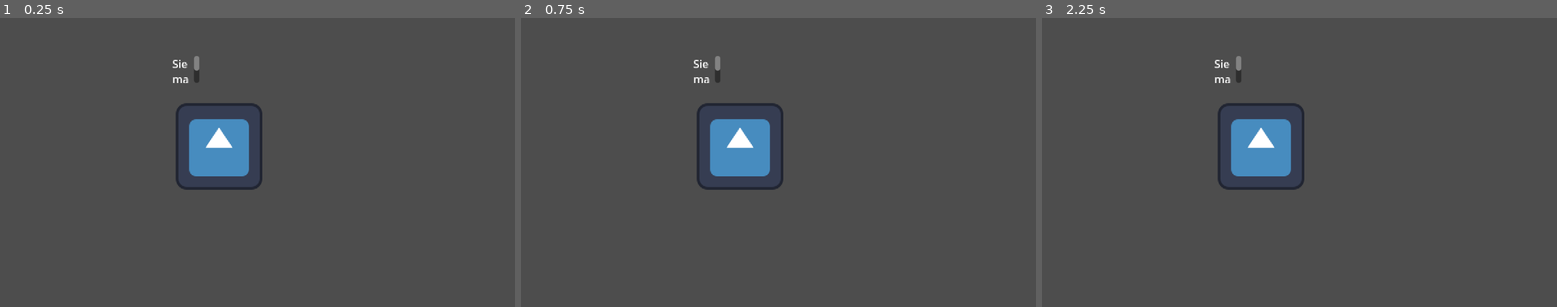
Above: before the commit, frames 1-3 (left to right).
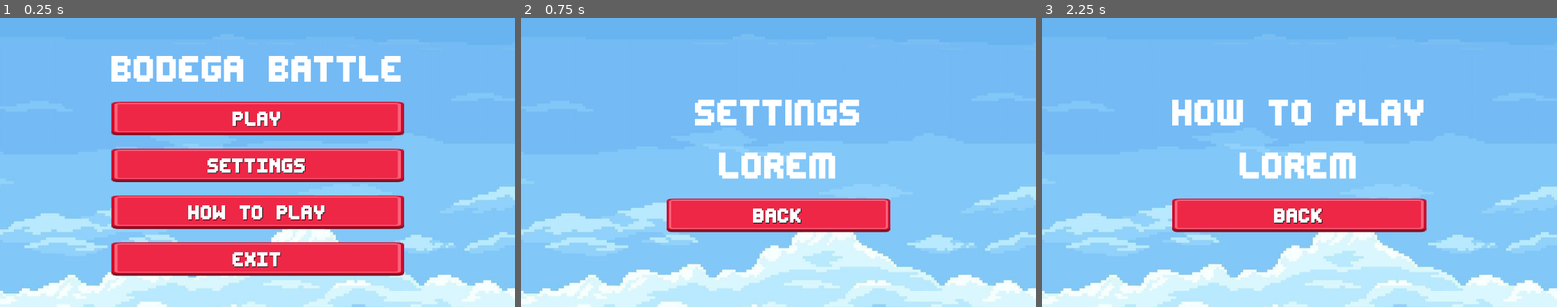
Above: after the commit, the same moments.

Repository: s27459-pj/bodega-battle
Game: Godot game, scene res://scene/scene_handler/scene_handler.tscn
Two runs of this game, one before a commit and one after it. Both use one fixed random seed, a clock stepped at 60 frames per second and the inputs below. Before the commit the project starts from res://scene/default.tscn. The engine's default icon, where the game draws it, is replaced by a stand-in: a white triangle on a blue panel in a dark square.
Inputs (mouse positions are in pixels of both pictures, inside the frame that each line leads up to):
- Up to frame 1 (0.25 s): no input
- Up to frame 2 (0.75 s): click (778, 165) at 0.5 s, where only the run after the commit has a clickable "SETTINGS"
- Up to frame 3 (2.25 s): click (1299, 214) at 1.25 s, where only the run after the commit has a clickable "back"; click (1299, 211) at 2 s, where only the run after the commit has a clickable "HOW TO PLAY"

The runs differ from the first frame. In frame 1, 100% of the frame differs, in the area x 0-100%, y 0-100%; in frame 2, 100%; in frame 3, 100%.

Commit message:
Basic main menu (#10)
Co-authored-by: KacperPach <39103506+KacperPach@users.noreply.github.com>

Diff:
--- a/project.godot
+++ b/project.godot
@@ -11,7 +11,7 @@
 [application]
 
 config/name="Bodega Battle"
-run/main_scene="uid://dgsowqic121k3"
+run/main_scene="uid://2bmnf1uhsevm"
 config/features=PackedStringArray("4.4", "GL Compatibility")
 config/icon="res://icon.svg"
 
--- /dev/null
+++ b/scene/how_to_play.tscn
@@ -0,0 +1,90 @@
+[gd_scene load_steps=5 format=3 uid="uid://dogjahn0mqwcx"]
+
+[ext_resource type="Texture2D" uid="uid://c0dui71k3ceeq" path="res://assets/UI/background/cloud-pixel-background.jpg" id="1_yrpej"]
+[ext_resource type="FontFile" uid="uid://cuq6cgihu0i06" path="res://assets/UI/fonts/editundo.ttf" id="2_kiy6h"]
+[ext_resource type="Texture2D" uid="uid://ylmf3f531jhh" path="res://assets/UI/button/button_rectangle_depth_flat.png" id="3_xtexu"]
+[ext_resource type="Texture2D" uid="uid://crpsobwbvnmo0" path="res://assets/UI/button/button_rectangle_depth_gradient.png" id="4_042ic"]
+
+[node name="HowToPlay" type="Control"]
+layout_mode = 3
+anchors_preset = 15
+anchor_right = 1.0
+anchor_bottom = 1.0
+grow_horizontal = 2
+grow_vertical = 2
+
+[node name="Background" type="TextureRect" parent="."]
+layout_mode = 1
+anchors_preset = 15
+anchor_right = 1.0
+anchor_bottom = 1.0
+offset_left = -384.0
+offset_top = -156.0
+offset_right = 384.0
+offset_bottom = 156.0
+grow_horizontal = 2
+grow_vertical = 2
+texture = ExtResource("1_yrpej")
+
+[node name="MarginContainer" type="MarginContainer" parent="."]
+layout_mode = 1
+anchors_preset = 15
+anchor_right = 1.0
+anchor_bottom = 1.0
+grow_horizontal = 2
+grow_vertical = 2
+theme_override_constants/margin_left = 50
+theme_override_constants/margin_top = 50
+theme_override_constants/margin_right = 50
+theme_override_constants/margin_bottom = 50
+
+[node name="VBoxContainer" type="VBoxContainer" parent="MarginContainer"]
+custom_minimum_size = Vector2(500, 500)
+layout_mode = 2
+size_flags_horizontal = 4
+theme_override_constants/separation = 30
+alignment = 1
+
+[node name="Label" type="Label" parent="MarginContainer/VBoxContainer"]
+custom_minimum_size = Vector2(0, 50)
+layout_mode = 2
+theme_override_fonts/font = ExtResource("2_kiy6h")
+theme_override_font_sizes/font_size = 100
+text = "How to play"
+horizontal_alignment = 1
+
+[node name="Label2" type="Label" parent="MarginContainer/VBoxContainer"]
+custom_minimum_size = Vector2(0, 50)
+layout_mode = 2
+theme_override_fonts/font = ExtResource("2_kiy6h")
+theme_override_font_sizes/font_size = 100
+text = "lorem"
+horizontal_alignment = 1
+
+[node name="BackButton" type="TextureButton" parent="MarginContainer/VBoxContainer"]
+custom_minimum_size = Vector2(350, 75)
+layout_mode = 2
+texture_normal = ExtResource("3_xtexu")
+texture_pressed = ExtResource("4_042ic")
+ignore_texture_size = true
+stretch_mode = 0
+
+[node name="Label" type="Label" parent="MarginContainer/VBoxContainer/BackButton"]
+layout_mode = 1
+anchors_preset = 8
+anchor_left = 0.5
+anchor_top = 0.5
+anchor_right = 0.5
+anchor_bottom = 0.5
+offset_left = -93.0
+offset_top = -37.5
+offset_right = 90.0
+offset_bottom = 38.5
+grow_horizontal = 2
+grow_vertical = 2
+theme_override_colors/font_shadow_color = Color(0, 0, 0, 1)
+theme_override_fonts/font = ExtResource("2_kiy6h")
+theme_override_font_sizes/font_size = 55
+text = "back"
+horizontal_alignment = 1
+vertical_alignment = 1
--- /dev/null
+++ b/scene/main_menu.tscn
@@ -0,0 +1,166 @@
+[gd_scene load_steps=5 format=3 uid="uid://bus2emdyfs04w"]
+
+[ext_resource type="Texture2D" uid="uid://c0dui71k3ceeq" path="res://assets/UI/background/cloud-pixel-background.jpg" id="1_3er1b"]
+[ext_resource type="Texture2D" uid="uid://ylmf3f531jhh" path="res://assets/UI/button/button_rectangle_depth_flat.png" id="2_0iwki"]
+[ext_resource type="Texture2D" uid="uid://crpsobwbvnmo0" path="res://assets/UI/button/button_rectangle_depth_gradient.png" id="3_0iwki"]
+[ext_resource type="FontFile" uid="uid://cuq6cgihu0i06" path="res://assets/UI/fonts/editundo.ttf" id="4_14wem"]
+
+[node name="MainMenu" type="Control"]
+layout_mode = 3
+anchors_preset = 15
+anchor_right = 1.0
+anchor_bottom = 1.0
+grow_horizontal = 2
+grow_vertical = 2
+
+[node name="Background" type="TextureRect" parent="."]
+layout_mode = 1
+anchors_preset = 15
+anchor_right = 1.0
+anchor_bottom = 1.0
+offset_left = -384.0
+offset_top = -156.0
+offset_right = 384.0
+offset_bottom = 156.0
+grow_horizontal = 2
+grow_vertical = 2
+texture = ExtResource("1_3er1b")
+
+[node name="MarginContainer" type="MarginContainer" parent="."]
+layout_mode = 1
+anchors_preset = 15
+anchor_right = 1.0
+anchor_bottom = 1.0
+grow_horizontal = 2
+grow_vertical = 2
+theme_override_constants/margin_left = 50
+theme_override_constants/margin_top = 50
+theme_override_constants/margin_right = 50
+theme_override_constants/margin_bottom = 50
+
+[node name="VBoxContainer" type="VBoxContainer" parent="MarginContainer"]
+custom_minimum_size = Vector2(500, 500)
+layout_mode = 2
+size_flags_horizontal = 4
+theme_override_constants/separation = 30
+alignment = 1
+
+[node name="Label" type="Label" parent="MarginContainer/VBoxContainer"]
+custom_minimum_size = Vector2(0, 50)
+layout_mode = 2
+theme_override_fonts/font = ExtResource("4_14wem")
+theme_override_font_sizes/font_size = 100
+text = "Bodega Battle"
+horizontal_alignment = 1
+
+[node name="PlayButton" type="TextureButton" parent="MarginContainer/VBoxContainer"]
+custom_minimum_size = Vector2(350, 75)
+layout_mode = 2
+texture_normal = ExtResource("2_0iwki")
+texture_pressed = ExtResource("3_0iwki")
+ignore_texture_size = true
+stretch_mode = 0
+
+[node name="Label" type="Label" parent="MarginContainer/VBoxContainer/PlayButton"]
+layout_mode = 1
+anchors_preset = 8
+anchor_left = 0.5
+anchor_top = 0.5
+anchor_right = 0.5
+anchor_bottom = 0.5
+offset_left = -93.0
+offset_top = -37.5
+offset_right = 90.0
+offset_bottom = 38.5
+grow_horizontal = 2
+grow_vertical = 2
+theme_override_colors/font_shadow_color = Color(0, 0, 0, 1)
+theme_override_fonts/font = ExtResource("4_14wem")
+theme_override_font_sizes/font_size = 55
+text = "PLAY"
+horizontal_alignment = 1
+vertical_alignment = 1
+
+[node name="SettingsButton" type="TextureButton" parent="MarginContainer/VBoxContainer"]
+custom_minimum_size = Vector2(350, 75)
+layout_mode = 2
+texture_normal = ExtResource("2_0iwki")
+texture_pressed = ExtResource("3_0iwki")
+ignore_texture_size = true
+stretch_mode = 0
+
+[node name="Label" type="Label" parent="MarginContainer/VBoxContainer/SettingsButton"]
+layout_mode = 1
+anchors_preset = 8
+anchor_left = 0.5
+anchor_top = 0.5
+anchor_right = 0.5
+anchor_bottom = 0.5
+offset_left = -93.0
+offset_top = -37.5
+offset_right = 90.0
+offset_bottom = 38.5
+grow_horizontal = 2
+grow_vertical = 2
+theme_override_colors/font_shadow_color = Color(0, 0, 0, 1)
+theme_override_fonts/font = ExtResource("4_14wem")
+theme_override_font_sizes/font_size = 55
+text = "SETTINGS"
+horizontal_alignment = 1
+vertical_alignment = 1
+
+[node name="HowToPlayButton" type="TextureButton" parent="MarginContainer/VBoxContainer"]
+custom_minimum_size = Vector2(350, 75)
+layout_mode = 2
+texture_normal = ExtResource("2_0iwki")
+texture_pressed = ExtResource("3_0iwki")
+ignore_texture_size = true
+stretch_mode = 0
+
+[node name="Label" type="Label" parent="MarginContainer/VBoxContainer/HowToPlayButton"]
+layout_mode = 1
+anchors_preset = 8
+anchor_left = 0.5
+anchor_top = 0.5
+anchor_right = 0.5
+anchor_bottom = 0.5
+offset_left = -93.0
+offset_top = -37.5
+offset_right = 90.0
+offset_bottom = 38.5
+grow_horizontal = 2
+grow_vertical = 2
+theme_override_colors/font_shadow_color = Color(0, 0, 0, 1)
+theme_override_fonts/font = ExtResource("4_14wem")
+theme_override_font_sizes/font_size = 55
+text = "HOW TO PLAY"
+horizontal_alignment = 1
+vertical_alignment = 1
+
+[node name="ExitButton" type="TextureButton" parent="MarginContainer/VBoxContainer"]
+custom_minimum_size = Vector2(350, 75)
+layout_mode = 2
+texture_normal = ExtResource("2_0iwki")
+texture_pressed = ExtResource("3_0iwki")
+ignore_texture_size = true
+stretch_mode = 0
+
+[node name="Label" type="Label" parent="MarginContainer/VBoxContainer/ExitButton"]
+layout_mode = 1
+anchors_preset = 8
+anchor_left = 0.5
+anchor_top = 0.5
+anchor_right = 0.5
+anchor_bottom = 0.5
+offset_left = -93.0
+offset_top = -37.5
+offset_right = 90.0
+offset_bottom = 38.5
+grow_horizontal = 2
+grow_vertical = 2
+theme_override_colors/font_shadow_color = Color(0, 0, 0, 1)
+theme_override_fonts/font = ExtResource("4_14wem")
+theme_override_font_sizes/font_size = 55
+text = "EXIT"
+horizontal_alignment = 1
+vertical_alignment = 1
--- /dev/null
+++ b/scene/scene_handler/scene_handler.gd
@@ -0,0 +1,27 @@
+extends Node
+
+func _ready():
+
+	$MainMenu.visible = true
+	$Settings.visible = false
+	$HowToPlay.visible = false
+	print($Settings/MarginContainer/VBoxContainer/BackButton)
+	print($HowToPlay/MarginContainer/VBoxContainer/BackButton)
+	$MainMenu/MarginContainer/VBoxContainer/PlayButton.pressed.connect(on_new_game_pressed)
+	$MainMenu/MarginContainer/VBoxContainer/ExitButton.pressed.connect(on_exit_pressed)
+	$MainMenu/MarginContainer/VBoxContainer/SettingsButton.pressed.connect(func(): navigate("MainMenu", "Settings"))
+	$MainMenu/MarginContainer/VBoxContainer/HowToPlayButton.pressed.connect(func(): navigate("MainMenu", "HowToPlay"))
+	$Settings/MarginContainer/VBoxContainer/BackButton.pressed.connect(func(): navigate("Settings", "MainMenu"))
+	$HowToPlay/MarginContainer/VBoxContainer/BackButton.pressed.connect(func(): navigate("HowToPlay", "MainMenu"))
+
+func on_new_game_pressed():
+	get_node("MainMenu").queue_free()
+	var game_scene = load("res://scene/default.tscn").instantiate()
+	add_child(game_scene)
+
+func navigate(node, node_to_go):
+	get_node(node).visible = false
+	get_node(node_to_go).visible = true
+
+func on_exit_pressed():
+	get_tree().quit()
--- /dev/null
+++ b/scene/scene_handler/scene_handler.tscn
@@ -0,0 +1,17 @@
+[gd_scene load_steps=5 format=3 uid="uid://2bmnf1uhsevm"]
+
+[ext_resource type="Script" uid="uid://gf3ydq16c1qs" path="res://scene/scene_handler/scene_handler.gd" id="1_w3pf8"]
+[ext_resource type="PackedScene" uid="uid://bus2emdyfs04w" path="res://scene/main_menu.tscn" id="2_4wdt3"]
+[ext_resource type="PackedScene" uid="uid://bhjhdfjt8assr" path="res://scene/settings.tscn" id="3_28kyq"]
+[ext_resource type="PackedScene" uid="uid://dogjahn0mqwcx" path="res://scene/how_to_play.tscn" id="4_8hyp3"]
+
+[node name="SceneHandler" type="Node"]
+script = ExtResource("1_w3pf8")
+
+[node name="MainMenu" parent="." instance=ExtResource("2_4wdt3")]
+offset_left = 1.0
+offset_right = 1.0
+
+[node name="Settings" parent="." instance=ExtResource("3_28kyq")]
+
+[node name="HowToPlay" parent="." instance=ExtResource("4_8hyp3")]
--- /dev/null
+++ b/scene/settings.tscn
@@ -0,0 +1,90 @@
+[gd_scene load_steps=5 format=3 uid="uid://bhjhdfjt8assr"]
+
+[ext_resource type="Texture2D" uid="uid://c0dui71k3ceeq" path="res://assets/UI/background/cloud-pixel-background.jpg" id="1_ftovt"]
+[ext_resource type="FontFile" uid="uid://cuq6cgihu0i06" path="res://assets/UI/fonts/editundo.ttf" id="2_wyye3"]
+[ext_resource type="Texture2D" uid="uid://ylmf3f531jhh" path="res://assets/UI/button/button_rectangle_depth_flat.png" id="3_keur6"]
+[ext_resource type="Texture2D" uid="uid://crpsobwbvnmo0" path="res://assets/UI/button/button_rectangle_depth_gradient.png" id="4_4pcrv"]
+
+[node name="Settings" type="Control"]
+layout_mode = 3
+anchors_preset = 15
+anchor_right = 1.0
+anchor_bottom = 1.0
+grow_horizontal = 2
+grow_vertical = 2
+
+[node name="Background" type="TextureRect" parent="."]
+layout_mode = 1
+anchors_preset = 15
+anchor_right = 1.0
+anchor_bottom = 1.0
+offset_left = -384.0
+offset_top = -156.0
+offset_right = 384.0
+offset_bottom = 156.0
+grow_horizontal = 2
+grow_vertical = 2
+texture = ExtResource("1_ftovt")
+
+[node name="MarginContainer" type="MarginContainer" parent="."]
+layout_mode = 1
+anchors_preset = 15
+anchor_right = 1.0
+anchor_bottom = 1.0
+grow_horizontal = 2
+grow_vertical = 2
+theme_override_constants/margin_left = 50
+theme_override_constants/margin_top = 50
+theme_override_constants/margin_right = 50
+theme_override_constants/margin_bottom = 50
+
+[node name="VBoxContainer" type="VBoxContainer" parent="MarginContainer"]
+custom_minimum_size = Vector2(500, 500)
+layout_mode = 2
+size_flags_horizontal = 4
+theme_override_constants/separation = 30
+alignment = 1
+
+[node name="Label" type="Label" parent="MarginContainer/VBoxContainer"]
+custom_minimum_size = Vector2(0, 50)
+layout_mode = 2
+theme_override_fonts/font = ExtResource("2_wyye3")
+theme_override_font_sizes/font_size = 100
+text = "Settings"
+horizontal_alignment = 1
+
+[node name="Label2" type="Label" parent="MarginContainer/VBoxContainer"]
+custom_minimum_size = Vector2(0, 50)
+layout_mode = 2
+theme_override_fonts/font = ExtResource("2_wyye3")
+theme_override_font_sizes/font_size = 100
+text = "lorem"
+horizontal_alignment = 1
+
+[node name="BackButton" type="TextureButton" parent="MarginContainer/VBoxContainer"]
+custom_minimum_size = Vector2(350, 75)
+layout_mode = 2
+texture_normal = ExtResource("3_keur6")
+texture_pressed = ExtResource("4_4pcrv")
+ignore_texture_size = true
+stretch_mode = 0
+
+[node name="Label" type="Label" parent="MarginContainer/VBoxContainer/BackButton"]
+layout_mode = 1
+anchors_preset = 8
+anchor_left = 0.5
+anchor_top = 0.5
+anchor_right = 0.5
+anchor_bottom = 0.5
+offset_left = -93.0
+offset_top = -37.5
+offset_right = 90.0
+offset_bottom = 38.5
+grow_horizontal = 2
+grow_vertical = 2
+theme_override_colors/font_shadow_color = Color(0, 0, 0, 1)
+theme_override_fonts/font = ExtResource("2_wyye3")
+theme_override_font_sizes/font_size = 55
+text = "back"
+horizontal_alignment = 1
+vertical_alignment = 1
Binary file added: assets/UI/background/cloud-pixel-background.jpg
Not shown, added: assets/UI/background/cloud-pixel-background.jpg.import
Binary file added: assets/UI/button/button_rectangle_depth_flat.png
Not shown, added: assets/UI/button/button_rectangle_depth_flat.png.import
Binary file added: assets/UI/button/button_rectangle_depth_gradient.png
Not shown, added: assets/UI/button/button_rectangle_depth_gradient.png.import
Binary file added: assets/UI/fonts/editundo.ttf
Not shown, added: assets/UI/fonts/editundo.ttf.import
Not shown: 1 places in scene/level_main.tscn that only renumber resources
Not shown, added: scene/scene_handler/scene_handler.gd.uid
